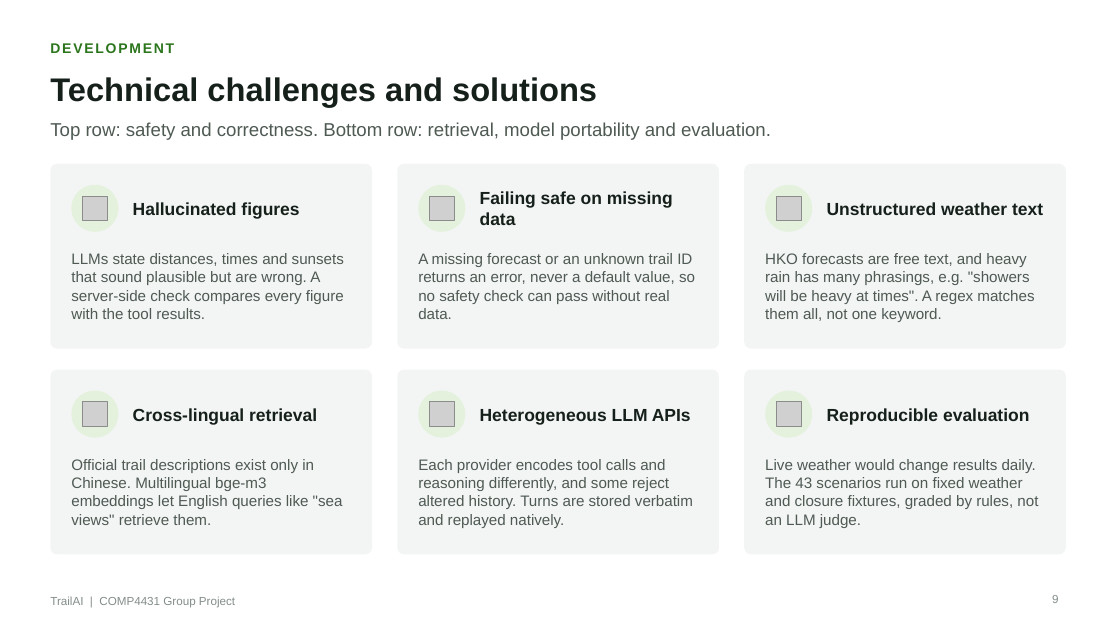
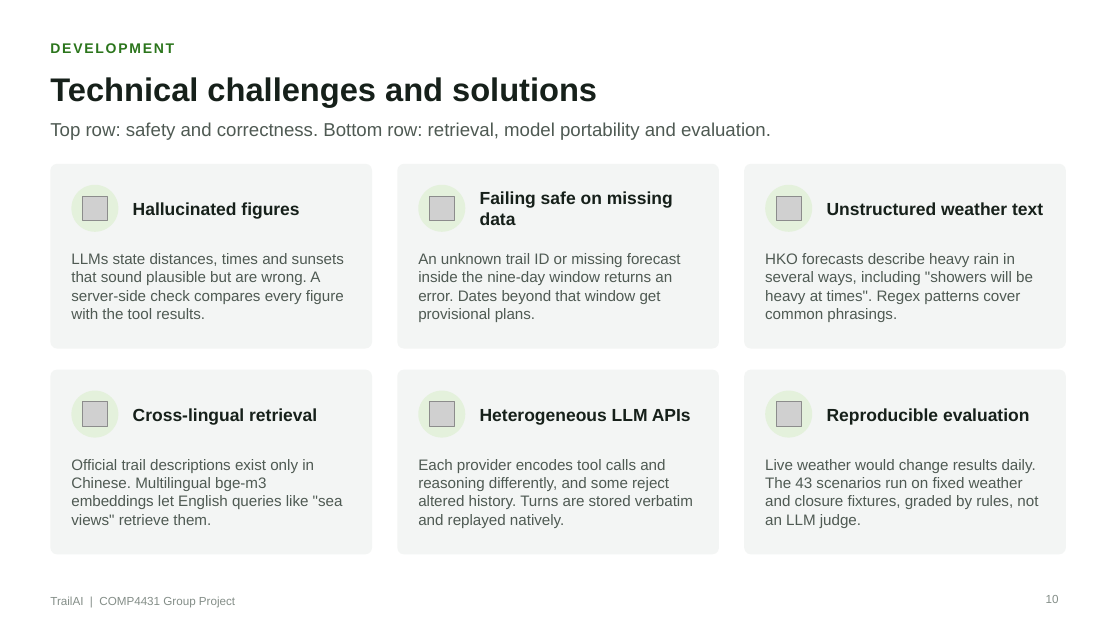
Before and after one commit to HaochenFa/COMP4431-AI, a slide deck: slide 10 of presentation/TrailAI.pptx (slide 9 before the commit). Drawn at 1120x630 pixels with LibreOffice and Linux fonts; fonts in the diff are those of the drawing; grey boxes stand for pictures. Boxes give left, top, right and bottom in pixels: in the first picture for what was removed or moved away, otherwise in the second. Text is boxed around its words. In the diff, an @@ line names an element or a change of style, - is before the commit and + after.

Commit message:
Update TrailAI presentation and add revised feature-focused deck

```diff
--- a/presentation/TrailAI.pptx
+++ b/presentation/TrailAI.pptx
@@ text at (x1=418, y1=253, x2=681, y2=322): text changed @@
-A missing forecast or an unknown trail ID returns an error, never a default value, so no safety check can pass without real data.
+An unknown trail ID or missing forecast inside the nine-day window returns an error. Dates beyond that window get provisional plans.
@@ text at (x1=765, y1=253, x2=1033, y2=322): text changed @@
-HKO forecasts are free text, and heavy rain has many phrasings, e.g. "showers will be heavy at times". A regex matches them all, not one keyword.
+HKO forecasts describe heavy rain in several ways, including "showers will be heavy at times". Regex patterns cover common phrasings.
@@ page number at (x1=1046, y1=595, x2=1059, y2=603): text changed @@
-9
+10
```
Also in this commit, not shown: 10 other slides changed, 1 slide added, 6 other files.
